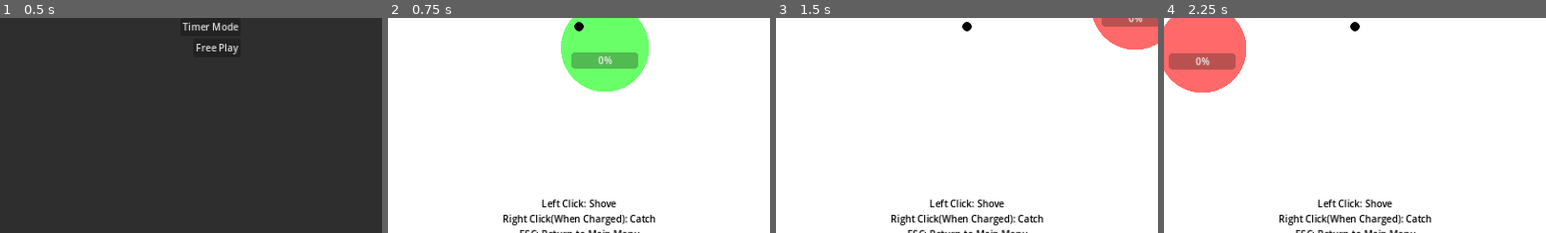
Above: before the commit, frames 1-4 (left to right).
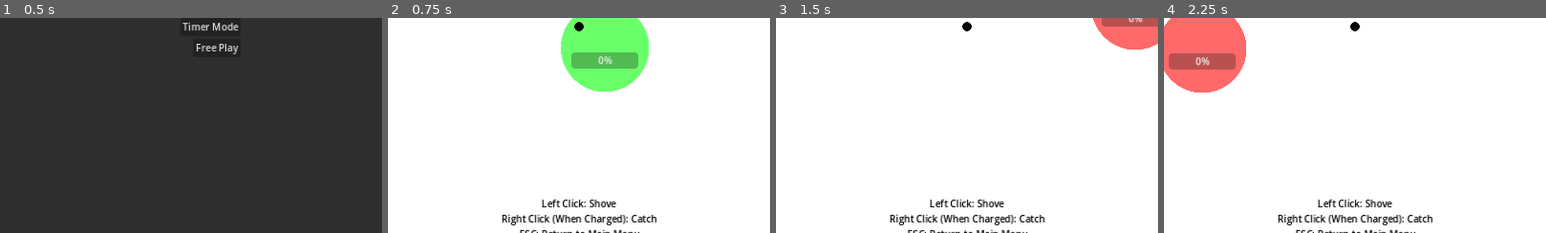
Above: after the commit, the same moments.

Repository: adsuttman/GBGJ1
Game: Godot game, scene res://main_menu.tscn
Two runs of this game, one before a commit and one after it. Both use one fixed random seed, a clock stepped at 60 frames per second and the inputs below.
Inputs (mouse positions are % of the whole screen's width and height, from its top left):
- Up to frame 1 (0.5 s): no input
- Up to frame 2 (0.75 s): click "Free Play" at 0.5 s
- Up to frame 3 (1.5 s): tap Enter at 1.25 s; move the mouse to (72, 45) at 1.27 s; click (72, 45) at 1.42 s
- Up to frame 4 (2.25 s): tap Space at 2 s; move the mouse to (30, 55) at 2.02 s; click (30, 55) at 2.17 s
The pictures show only the part of the screen within x 25-75%, y 48-98%; the shares and areas given below are measured in that part.

Frame 1 is identical in both runs. In frame 2, 1.1% of the frame differs, in the area x 29-71%, y 84-97%; in frame 3, 1.1%; in frame 4, 1.1%.

Commit message:
removed unused node

Diff:
--- a/game.tscn
+++ b/game.tscn
@@ -1,11 +1,8 @@
-[gd_scene load_steps=12 format=3 uid="uid://d4eeknwdl85f1"]
+[gd_scene load_steps=11 format=3 uid="uid://d4eeknwdl85f1"]
 
 [ext_resource type="PackedScene" uid="uid://b82et6mdevxth" path="res://pointer.tscn" id="1_hpxoc"]
 [ext_resource type="Script" path="res://game.gd" id="1_n41f6"]
 [ext_resource type="PackedScene" uid="uid://c5u2xncxw8sr5" path="res://ball.tscn" id="2_oupdh"]
-
-[sub_resource type="RectangleShape2D" id="RectangleShape2D_k8m6o"]
-size = Vector2(1280, 720)
 
 [sub_resource type="PhysicsMaterial" id="PhysicsMaterial_ct78i"]
 bounce = 0.5
@@ -35,18 +32,6 @@
 [node name="Game" type="Node2D"]
 script = ExtResource("1_n41f6")
 max_speed_points = 200
-
-[node name="PlayArea" type="Area2D" parent="."]
-visible = false
-priority = 2.0
-gravity = 5.0
-
-[node name="CollisionShape2D" type="CollisionShape2D" parent="PlayArea"]
-z_index = 1
-position = Vector2(640, 360)
-shape = SubResource("RectangleShape2D_k8m6o")
-debug_color = Color(1, 0.6, 0.701961, 0.419608)
-metadata/_edit_lock_ = true
 
 [node name="Background" type="Polygon2D" parent="."]
 polygon = PackedVector2Array(0, 0, 0, 720, 1280, 720, 1280, 0)
@@ -182,7 +167,7 @@
 grow_horizontal = 2
 grow_vertical = 0
 text = "Left Click: Shove
-Right Click(When Charged): Catch
+Right Click (When Charged): Catch
 ESC: Return to Main Menu"
 label_settings = SubResource("LabelSettings_ufv1v")
 horizontal_alignment = 1
